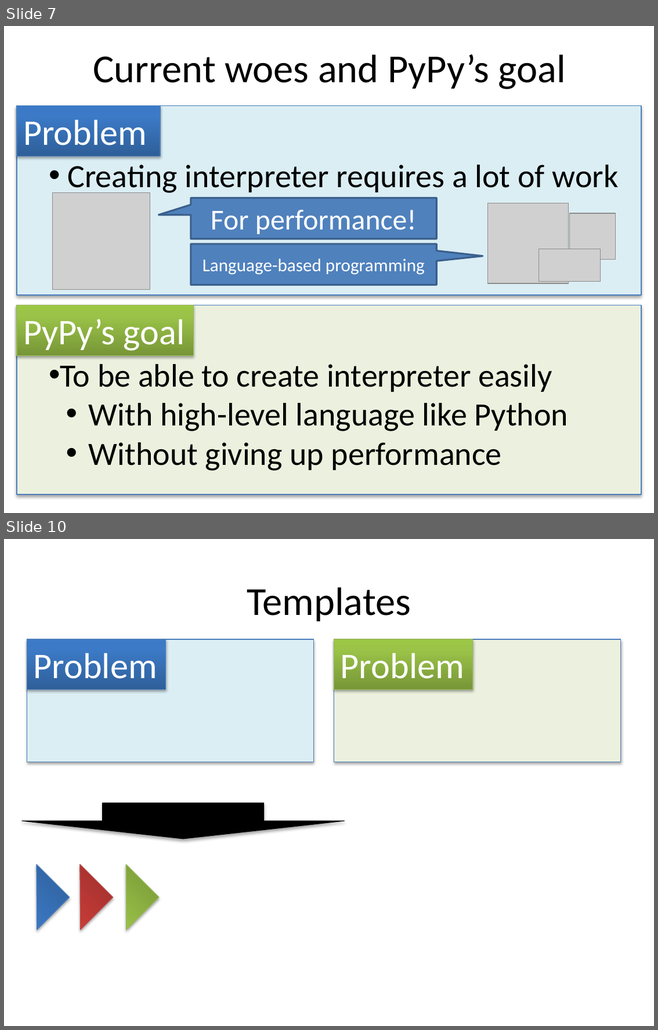
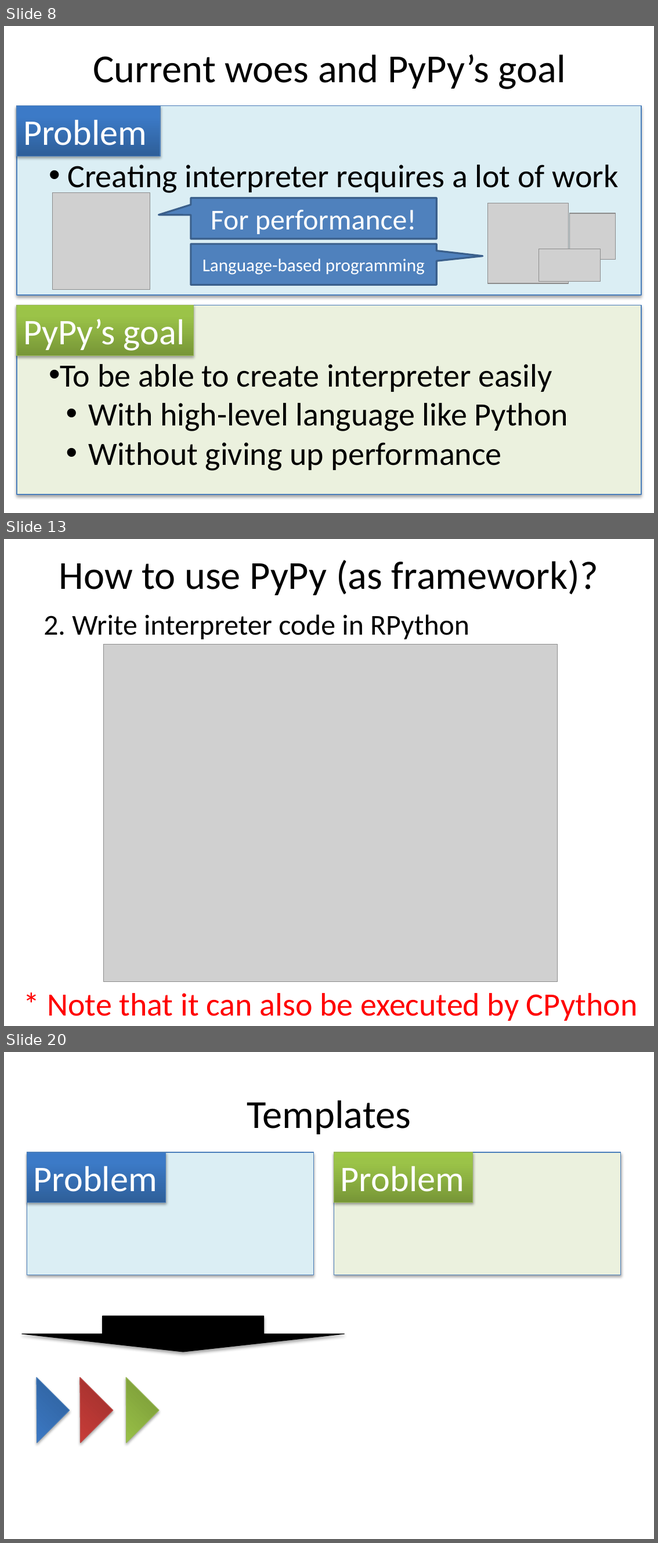
Before and after one commit to ryotaro/pyconjp2012slide, a slide deck: master/Fundamental Technologies Used in PyPy JIT Compiler.pptx. Shown one above the other, each under a label of ours: slides 7 and 10 before the commit, slides 8, 13 and 20 after it; the slides between them are not shown. The pictures are 658x1030 and 658x1543 pixels, drawn with LibreOffice and Linux fonts; fonts in the diff are those of the drawing; grey boxes stand for pictures. Boxes give left, top, right and bottom in pixels: in the first picture for what was removed or moved away, otherwise in the second. Text is boxed around its words. In the diff, an @@ line names an element or a change of style, - is before the commit and + after.

Commit message:
During writing how to use PyPy as framework

```diff
--- a/master/Fundamental Technologies Used in PyPy JIT Compiler.pptx
+++ b/master/Fundamental Technologies Used in PyPy JIT Compiler.pptx
@@ slide 13 added at (4, 539, 654, 1026), background #FFFFFF @@
@@ title added at (59, 560, 598, 595), 44 pt, text #000000 @@
+How to use PyPy (as framework)?
@@ text added at (43, 614, 469, 639), 32 pt, text #000000 @@
+2. Write interpreter code in RPython
@@ picture added at (104, 644, 557, 982) @@
@@ text added at (47, 993, 637, 1021), 36 pt, text #FF0000 @@
+* Note that it can also be executed by CPython
@@ what was slide 7 is now slide 8 @@
@@ what was slide 10 is now slide 20 @@
```
Also in this commit, not shown: 3 slides changed, 9 other slides added, 1 other file.
